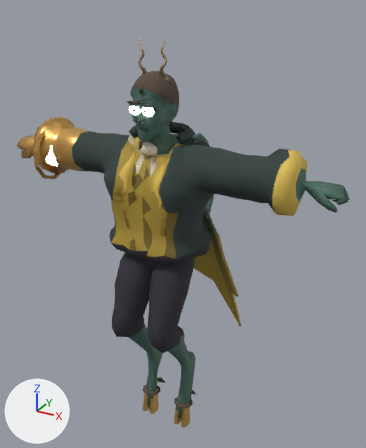
Two versions of the glTF model game/assets/genius/forms/demon-gilded-hand.glb, one commit apart.
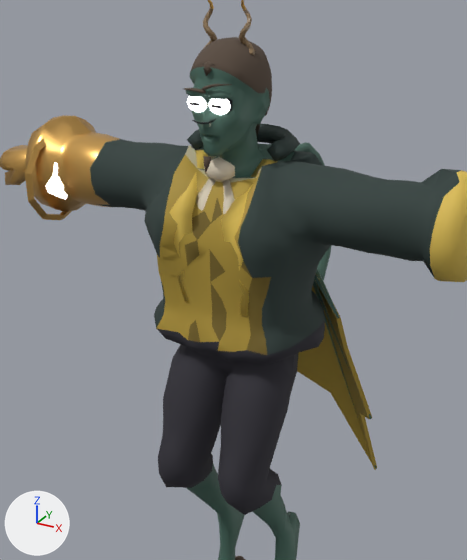
The first picture shows the older version from a 50 mm lens placed at (0.38, -0.628, 0.712), pointed at (0.008, 0.05, 0.374). The close-ups show the older and then the newer version on the part from 5% to 80% of the width and 11% to 85% of the height of that picture. Only the edits that show in the close-ups are written down. Lighting does not change. The marker at lower left points along +X, +Y and +Z. Vertices at exactly the same position are counted once.

The first close-up shows 'Body', 'glide_wing_l' and 3 more.
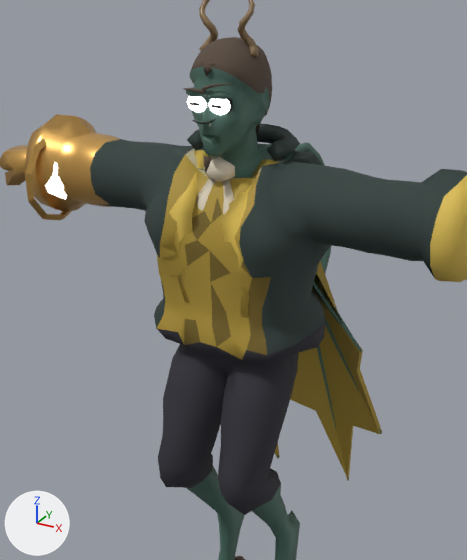
The edits, one by one:
me_body is used by ob_body; location (0.0, 0.0, 0.0).
me_body had 2611 vertices, 5060 faces and spanned x -0.28..0.277, y -0.093..0.063, z 0.0..0.668.
me_body now has 2296 vertices, 4430 faces and spans x -0.28..0.277, y -0.094..0.063, z 0.0..0.69.
me_body part 1: the loose piece of 66 vertices spanning x 0.011..0.024, y -0.027..-0.015, z 0.611..0.648 is scaled about its middle by (1.34, 1.34, 1.4), then moved by (0.001, 0.0, 0.007).
me_body part 2: the loose piece of 66 vertices spanning x -0.024..-0.011, y -0.027..-0.015, z 0.611..0.648 is scaled about its middle by (1.34, 1.34, 1.4), then moved by (-0.001, 0.0, 0.007).
me_body part 3: 14 vertices moved from x -0.156..0.063, y -0.065..0.024, z 0.317..0.611 to x -0.151..0.066, y -0.066..0.023, z 0.317..0.612; 551 vertices removed from x -0.272..0.271, y -0.093..0.057, z 0.019..0.623; 236 vertices added at x -0.269..0.268, y -0.094..0.056, z 0.026..0.623.
Other edits to the shape of me_body do not show in these pictures.
me_glide_wing_l is used by ob_glide_wing_l; location (0.021, 0.019, 0.485).
me_glide_wing_l had 103 vertices, 166 faces and spanned x -0.014..0.077, y -0.01..0.135, z -0.354..0.034.
me_glide_wing_l now has 103 vertices, 166 faces and spans x -0.016..0.078, y -0.01..0.13, z -0.377..0.033.
me_glide_wing_l part 4: the loose piece of 12 vertices spanning x 0.016..0.059, y 0.017..0.135, z -0.354..-0.058 is multiplied about its middle by the matrix ((1.026, 0.001, 0.09), (-0.004, 1.03, 0.029), (-0.09, -0.029, 1.026)), then moved by (-0.019, -0.003, -0.016).
me_glide_wing_l part 5: 69 of 103 vertices moved; they spanned x -0.014..0.077, y -0.01..0.135, z -0.354..0.034 and now span x -0.016..0.078, y -0.01..0.13, z -0.377..0.033; mean shift (-0.003, 0.008, -0.018); largest move (0.064, 0.004, -0.106) -> (0.077, 0.03, -0.149).
Other edits to the shape of me_glide_wing_l do not show in these pictures.

Changed parts and their boxes [x1, y1, x2, y2] in the close-ups (467 x 560 px; the box of a moved part takes in the faces that stretch with it):
'glide_wing_l', reshaped
    before: [297, 268, 377, 470]
    after: [290, 261, 382, 481]
part 1 of me_body, moved or reshaped
    before: [239, 9, 255, 56]
    after: [237, 0, 259, 58]
part 2 of me_body, moved or reshaped
    before: [203, 8, 217, 49]
    after: [199, 0, 219, 51]
part 3 of me_body, cut back
    both: [0, 38, 467, 560]
part 4 of me_glide_wing_l, moved or reshaped
    before: [313, 284, 377, 469]
    after: [317, 345, 349, 480]
part 5 of me_glide_wing_l, moved or reshaped
    before: [297, 268, 377, 470]
    after: [290, 261, 382, 481]
